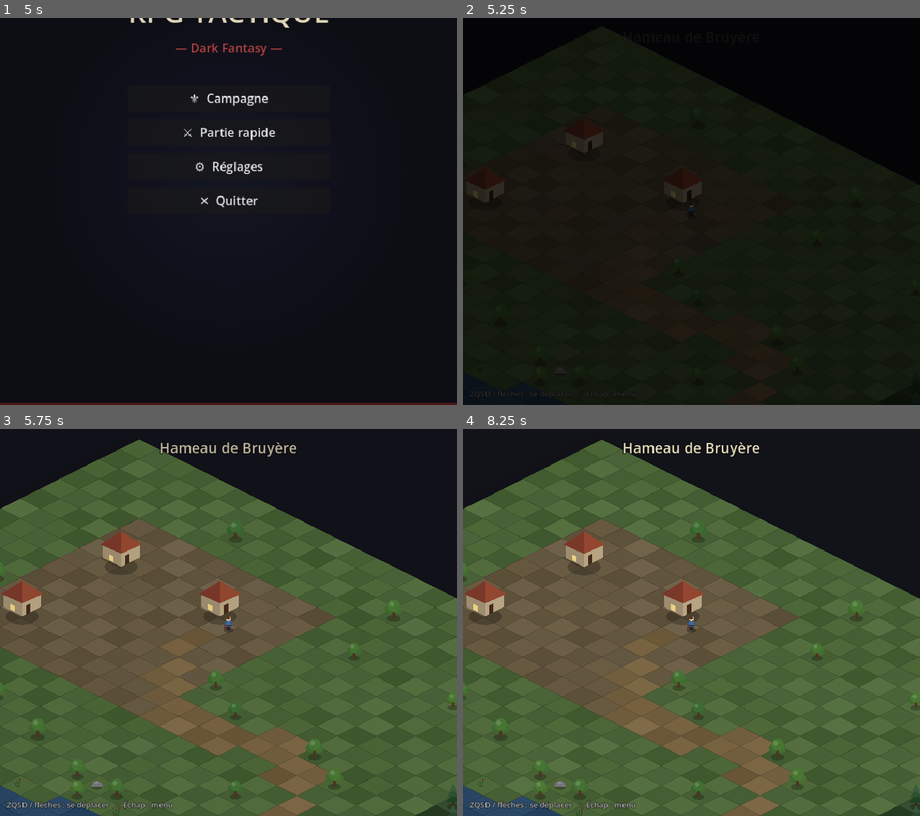
Above: before the commit, frames 1-4 (two rows, left to right).
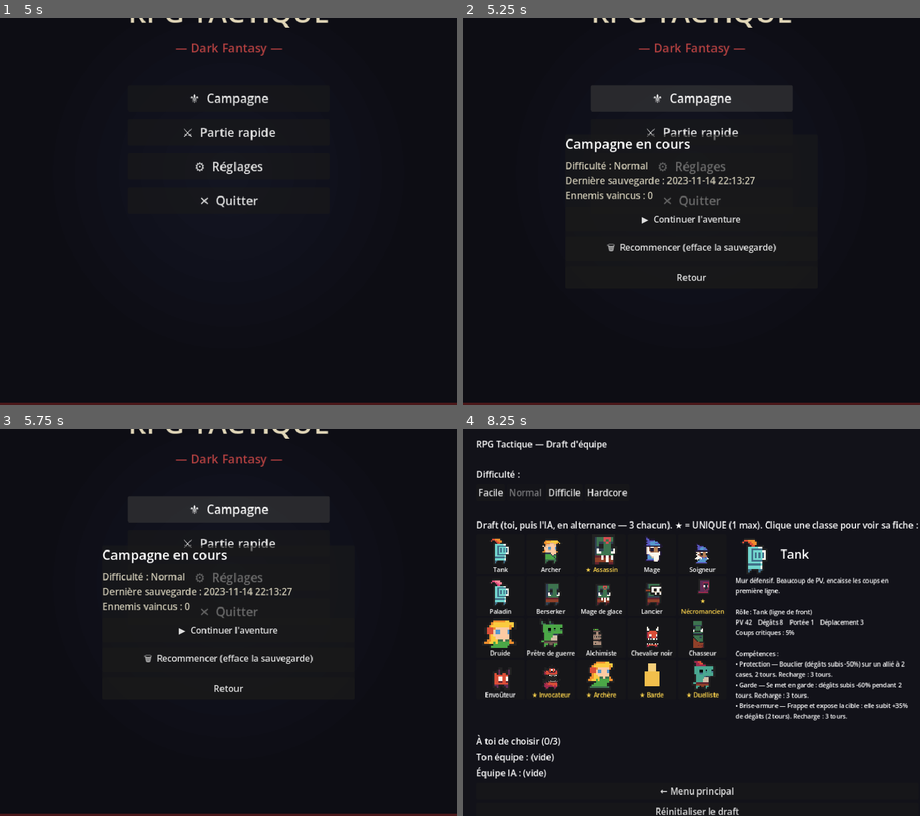
Above: after the commit, the same moments.

Repository: bodji27200-web/mon-jeux-video-
Game: Godot game, scene res://Overworld.tscn
Two runs of this game, one before a commit and one after it. Both use one fixed random seed, a clock stepped at 60 frames per second and the inputs below. This scene is started directly instead of the project's main scene.
Inputs (mouse positions are in pixels of both pictures, inside the frame that each line leads up to):
- Up to frame 1 (5 s): tap Enter (ui_accept) at 0.5, 0.77, 1.52, 3.02, 3.77, 4.52 s; move the mouse to (329, 192) at 0.52 s; hold D 0.53-1.28 s; click (329, 192) at 0.67 s; move the mouse to (137, 230) at 1.27 s; hold S 1.28-2.03 s; move the mouse to (274, 126) at 2.02 s; hold D 2.03-2.78 s; move the mouse to (205, 288) at 2.77 s; hold W 2.78-3.53 s; click (205, 288) at 2.92 s; move the mouse to (365, 269) at 3.52 s; hold A from 3.53 s (still down); tap Escape at 4.15 s; move the mouse to (91, 153) at 4.27 s
- Up to frame 2 (5.25 s): release A at 5 s; click "⚜ Campagne" at 5 s
- Up to frame 3 (5.75 s): no input
- Up to frame 4 (8.25 s): click (691, 661) at 5.75 s, where only the run after the commit has a clickable "🗑 Recommencer (efface la sauv…"; click (691, 661) at 6.5 s, where only the run after the commit has a clickable "⚠ Vraiment tout effacer ? (re…"; click (691, 692) at 7.25 s, where only the run after the commit has a clickable "Retour"; click (691, 545) at 8 s, where only the run after the commit has a clickable "⚔ Partie rapide"

Frame 1 is identical in both runs. In frame 2, 7.0% of the frame differs, in the area x 0-100%, y 0-100%; in frame 3, 81%; in frame 4, 81%, in the area x 0-100%, y 2-100%.

Commit message:
Campagne : fuir les combats (hors boss) + panneau de sauvegarde au menu
- Bouton Fuir en combat de campagne (jamais contre un boss) : retour au
  monde, ennemi conservé
- Menu Campagne : panneau Continuer / Recommencer avec difficulté,
  date/heure de la dernière sauvegarde et nombre d'ennemis vaincus
- Recommencer = confirmation en 2 clics, efface la sauvegarde puis rouvre
  le choix de difficulté
- Sauvegardes horodatées (GameData.save_campaign / clear_campaign)

https://claude.ai/code/session_01EpgfsrtgHrc32ugg4f27MT

Diff:
--- a/Battle.gd
+++ b/Battle.gd
@@ -57,6 +57,7 @@
 var selected_skill := -1  # index de la compétence sélectionnée (phase "skill")
 var _skill_return_phase := "attack"  # phase à restaurer si on annule une compétence
 var end_turn_btn: Button  # bouton "Fin de tour" (visible au tour du joueur)
+var flee_btn: Button      # bouton "Fuir" (campagne, hors boss ; visible au tour du joueur)
 # Panneau d'info compétence (s'affiche instantanément au survol d'un bouton).
 var _skill_info_panel: PanelContainer
 var _skill_info_name: Label
@@ -72,6 +73,7 @@
 func _ready() -> void:
 	_build_skill_bar()
 	_build_end_turn_button()
+	_build_flee_button()
 	_generate_terrain()
 	_spawn_units()
 	_start_player = GameData.player_team.size()
@@ -99,6 +101,34 @@
 	if _finished or active_unit == null or not active_unit.is_player():
 		return
 	_end_turn()
+
+
+# Bouton "Fuir" (à côté de Fin de tour) : uniquement en combat de campagne,
+# jamais contre un boss. Fuir ramène dans le monde, l'ennemi reste vivant.
+func _build_flee_button() -> void:
+	if not GameData.campaign_battle:
+		return
+	for cid in GameData.ai_team:
+		if GameData.CLASSES.get(cid, {}).get("boss", false):
+			return  # un boss ne se fuit pas
+	flee_btn = Button.new()
+	flee_btn.text = "🏃 Fuir"
+	flee_btn.custom_minimum_size = Vector2(110, 42)
+	flee_btn.size = Vector2(110, 42)
+	flee_btn.position = Vector2(160, 704 - 52)
+	flee_btn.focus_mode = Control.FOCUS_NONE
+	flee_btn.visible = false
+	flee_btn.pressed.connect(_on_flee)
+	$UI.add_child(flee_btn)
+
+
+func _on_flee() -> void:
+	if _finished or active_unit == null or not active_unit.is_player():
+		return
+	GameData.campaign_battle = false
+	Audio.stop_music()
+	Audio.play_sfx("click")
+	get_tree().change_scene_to_file("res://Overworld.tscn")
 
 
 # Construit la barre de 3 boutons composites (icône + nom) et le panneau d'info.
@@ -268,6 +298,8 @@
 		b.visible = show_bar
 	if end_turn_btn:
 		end_turn_btn.visible = show_bar
+	if flee_btn:
+		flee_btn.visible = show_bar
 	if not show_bar:
 		skill_hint.visible = false
 		if _skill_info_panel:
@@ -600,12 +632,10 @@
 			replay_button.text = "Continuer l'aventure" if p else "Retour au menu"
 			if p and not GameData.campaign_defeated.has(GameData.campaign_enemy_id):
 				GameData.campaign_defeated.append(GameData.campaign_enemy_id)
-				GameData.save_settings()
+				GameData.save_campaign()
 			elif not p and GameData.campaign_difficulty == "hardcore":
 				# Hardcore : la mort de l'équipe efface la campagne (mort permanente).
-				GameData.campaign_pos = Vector2(-1, -1)
-				GameData.campaign_defeated = []
-				GameData.save_settings()
+				GameData.clear_campaign()
 				stats_label.text += "\n\n☠ Hardcore : campagne perdue, progression effacée."
 		replay_button.visible = true
 		return true
--- a/GameData.gd
+++ b/GameData.gd
@@ -535,6 +535,26 @@
 var campaign_defeated: Array = []    # ids des ennemis d'overworld vaincus
 var campaign_difficulty := "normal"  # choisie au début de la campagne ;
                                      # hardcore = mort de l'équipe → campagne effacée
+var campaign_saved_at := ""          # horodatage de la dernière sauvegarde (affiché au menu)
+
+
+# Sauvegarde la campagne en l'horodatant (date/heure affichées au menu Campagne).
+func save_campaign() -> void:
+	campaign_saved_at = Time.get_datetime_string_from_system(false, true)
+	save_settings()
+
+
+# Efface la campagne (« Recommencer » au menu, ou mort permanente en Hardcore).
+func clear_campaign() -> void:
+	campaign_pos = Vector2(-1, -1)
+	campaign_defeated = []
+	campaign_saved_at = ""
+	save_settings()
+
+
+# Une campagne est-elle en cours (sauvegarde existante) ?
+func has_campaign() -> bool:
+	return campaign_pos.x >= 0.0 or campaign_defeated.size() > 0
 
 
 func _ready() -> void:
@@ -580,6 +600,7 @@
 	cfg.set_value("campaign", "pos", campaign_pos)
 	cfg.set_value("campaign", "defeated", campaign_defeated)
 	cfg.set_value("campaign", "difficulty", campaign_difficulty)
+	cfg.set_value("campaign", "saved_at", campaign_saved_at)
 	cfg.save(SETTINGS_PATH)
 
 
@@ -598,3 +619,4 @@
 	campaign_pos = cfg.get_value("campaign", "pos", Vector2(-1, -1))
 	campaign_defeated = cfg.get_value("campaign", "defeated", [])
 	campaign_difficulty = str(cfg.get_value("campaign", "difficulty", "normal"))
+	campaign_saved_at = str(cfg.get_value("campaign", "saved_at", ""))
--- a/Overworld.gd
+++ b/Overworld.gd
@@ -296,7 +296,7 @@
 func _unhandled_input(event: InputEvent) -> void:
 	if event is InputEventKey and event.pressed and event.keycode == KEY_ESCAPE and not _locked:
 		GameData.campaign_pos = _player.mpos
-		GameData.save_settings()
+		GameData.save_campaign()
 		get_tree().change_scene_to_file("res://Title.tscn")
 
 
@@ -398,7 +398,7 @@
 	GameData.player_team = PLAYER_TEAM.duplicate()
 	GameData.ai_team = foe.team.duplicate()
 	GameData.difficulty = GameData.campaign_difficulty
-	GameData.save_settings()
+	GameData.save_campaign()
 	Audio.play_sfx("skill")
 	_fade.color = Color(0.45, 0.25, 0.75, 0.0)
 	var tw := create_tween()
--- a/Title.gd
+++ b/Title.gd
@@ -8,6 +8,10 @@
 
 var _settings_panel: PanelContainer
 var _difficulty_panel: PanelContainer
+var _campaign_panel: PanelContainer
+var _campaign_info: Label
+var _campaign_reset_btn: Button
+var _campaign_confirm := false  # 1er clic sur Recommencer = demande de confirmation
 
 
 func _ready() -> void:
@@ -15,6 +19,7 @@
 	_build_menu()
 	_build_settings()
 	_build_difficulty()
+	_build_campaign_panel()
 	Audio.play_music("menu")
 
 
@@ -151,11 +156,87 @@
 
 
 func _on_campaign() -> void:
-	# Campagne déjà commencée → on reprend directement ; sinon, choix de la
-	# difficulté d'abord (Hardcore = mort de l'équipe → campagne effacée).
-	if GameData.campaign_pos.x >= 0.0 or GameData.campaign_defeated.size() > 0:
-		get_tree().change_scene_to_file("res://Overworld.tscn")
+	# Campagne en cours → panneau Continuer / Recommencer (avec l'horodatage de
+	# la sauvegarde) ; sinon, choix de la difficulté pour une nouvelle campagne.
+	if GameData.has_campaign():
+		_open_campaign_panel()
 		return
+	_difficulty_panel.visible = true
+
+
+# --- Panneau « Campagne en cours » : infos de sauvegarde + Continuer / Recommencer ---
+func _build_campaign_panel() -> void:
+	_campaign_panel = PanelContainer.new()
+	_campaign_panel.anchor_left = 0.5
+	_campaign_panel.anchor_right = 0.5
+	_campaign_panel.anchor_top = 0.5
+	_campaign_panel.anchor_bottom = 0.5
+	_campaign_panel.grow_horizontal = Control.GROW_DIRECTION_BOTH
+	_campaign_panel.grow_vertical = Control.GROW_DIRECTION_BOTH
+	_campaign_panel.custom_minimum_size = Vector2(460, 0)
+	_campaign_panel.visible = false
+	add_child(_campaign_panel)
+
+	var vb := VBoxContainer.new()
+	vb.add_theme_constant_override("separation", 10)
+	_campaign_panel.add_child(vb)
+
+	var head := Label.new()
+	head.text = "Campagne en cours"
+	head.add_theme_font_size_override("font_size", 24)
+	vb.add_child(head)
+
+	_campaign_info = Label.new()
+	_campaign_info.add_theme_font_size_override("font_size", 17)
+	_campaign_info.add_theme_color_override("font_color", Color(0.80, 0.78, 0.70))
+	vb.add_child(_campaign_info)
+
+	var cont := Button.new()
+	cont.text = "▶  Continuer l'aventure"
+	cont.custom_minimum_size = Vector2(0, 44)
+	cont.focus_mode = Control.FOCUS_NONE
+	cont.pressed.connect(func():
+		Audio.play_sfx("click")
+		get_tree().change_scene_to_file("res://Overworld.tscn"))
+	vb.add_child(cont)
+
+	_campaign_reset_btn = Button.new()
+	_campaign_reset_btn.custom_minimum_size = Vector2(0, 44)
+	_campaign_reset_btn.focus_mode = Control.FOCUS_NONE
+	_campaign_reset_btn.pressed.connect(_on_campaign_reset)
+	vb.add_child(_campaign_reset_btn)
+
+	var back := Button.new()
+	back.text = "Retour"
+	back.custom_minimum_size = Vector2(0, 40)
+	back.focus_mode = Control.FOCUS_NONE
+	back.pressed.connect(func():
+		Audio.play_sfx("click")
+		_campaign_panel.visible = false)
+	vb.add_child(back)
+
+
+func _open_campaign_panel() -> void:
+	var diff_name := str(GameData.DIFFICULTIES.get(
+			GameData.campaign_difficulty, {}).get("name", GameData.campaign_difficulty))
+	var saved := GameData.campaign_saved_at if GameData.campaign_saved_at != "" else "date inconnue"
+	_campaign_info.text = "Difficulté : %s\nDernière sauvegarde : %s\nEnnemis vaincus : %d" % [
+			diff_name, saved, GameData.campaign_defeated.size()]
+	_campaign_confirm = false
+	_campaign_reset_btn.text = "🗑  Recommencer (efface la sauvegarde)"
+	_campaign_panel.visible = true
+
+
+# Recommencer = 2 clics : le 1er demande confirmation, le 2e efface et ouvre le
+# choix de difficulté d'une nouvelle campagne.
+func _on_campaign_reset() -> void:
+	Audio.play_sfx("click")
+	if not _campaign_confirm:
+		_campaign_confirm = true
+		_campaign_reset_btn.text = "⚠  Vraiment tout effacer ? (re-cliquer)"
+		return
+	GameData.clear_campaign()
+	_campaign_panel.visible = false
 	_difficulty_panel.visible = true
 
 
Not shown, changed: CLAUDE.md
